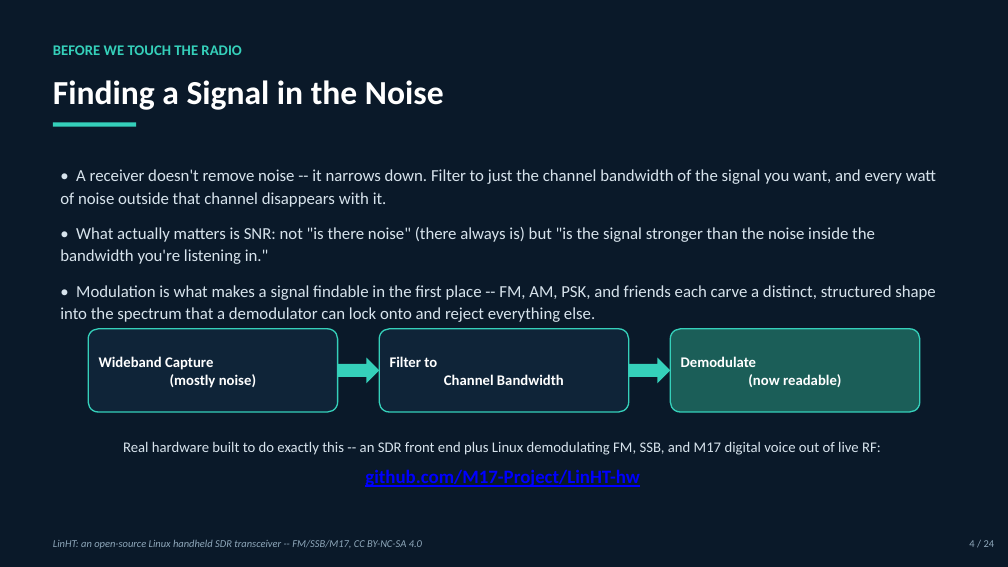
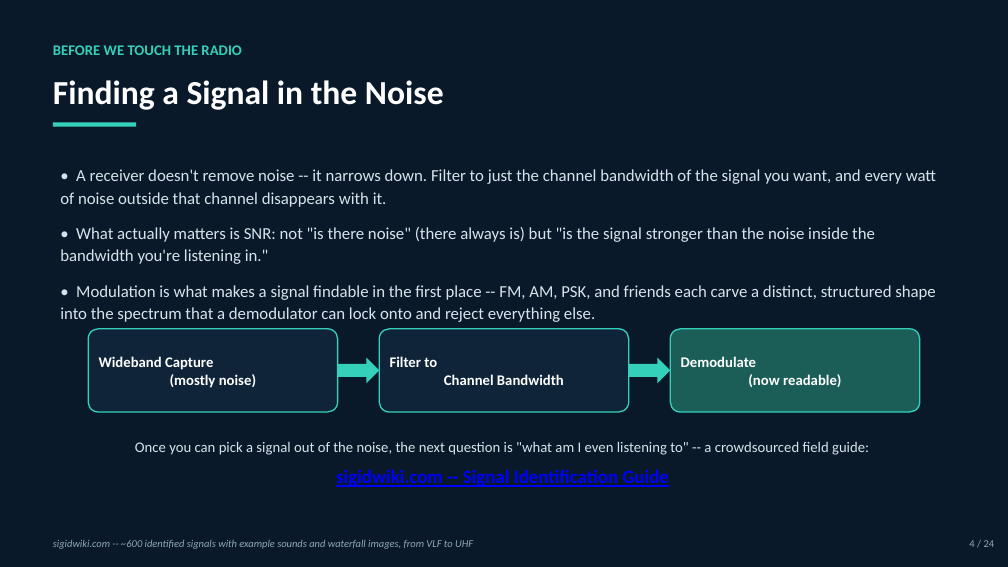
Before and after one commit to W5TSU/SDR-Demo, a slide deck: slide 5 of slides/SDR_Demo.pptx. Drawn at 1008x567 pixels with LibreOffice and Linux fonts; fonts in the diff are those of the drawing. Boxes give left, top, right and bottom in pixels: in the first picture for what was removed or moved away, otherwise in the second. Text is boxed around its words. In the diff, an @@ line names an element or a change of style, - is before the commit and + after.

```diff
--- a/slides/SDR_Demo.pptx
+++ b/slides/SDR_Demo.pptx
@@ text at box(135, 441, 869, 455): text changed @@
-Real hardware built to do exactly this -- an SDR front end plus Linux demodulating FM, SSB, and M17 digital voice out of live RF:
+Once you can pick a signal out of the noise, the next question is "what am I even listening to" -- a crowdsourced field guide:
@@ text at box(336, 469, 668, 487): text changed @@
-github.com/M17-Project/LinHT-hw
+sigidwiki.com -- Signal Identification Guide
@@ text at box(53, 540, 473, 549): text changed @@
-LinHT: an open-source Linux handheld SDR transceiver -- FM/SSB/M17, CC BY-NC-SA 4.0
+sigidwiki.com -- ~600 identified signals with example sounds and waterfall images, from VLF to UHF
```
Also in this commit, not shown: 3 other files.
